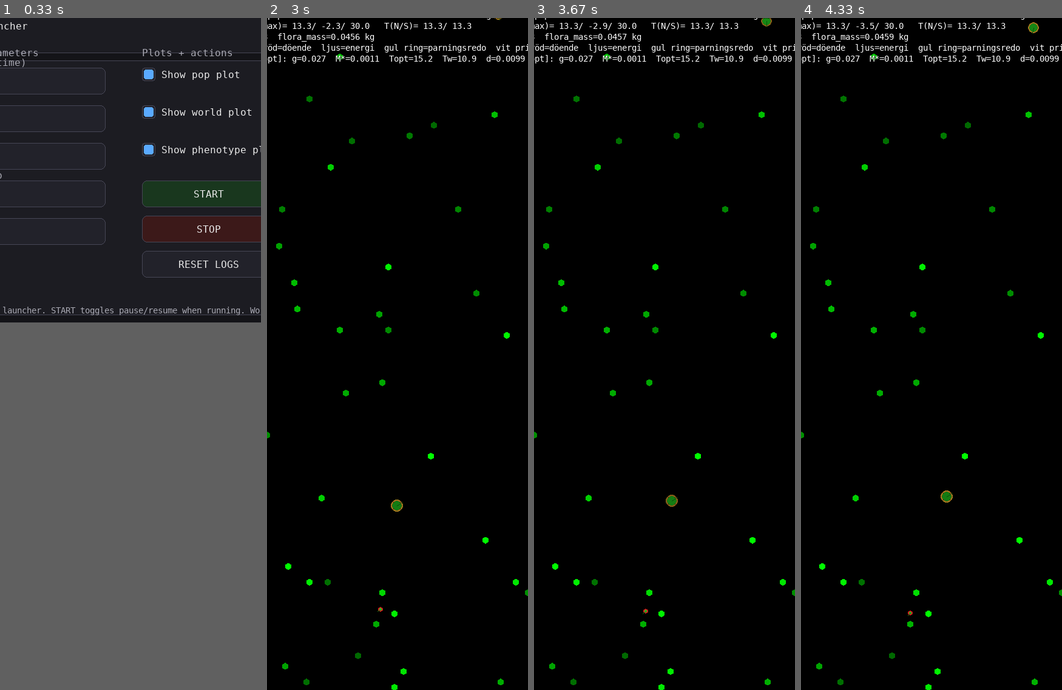
Above: before the commit, frames 1-4 (left to right).
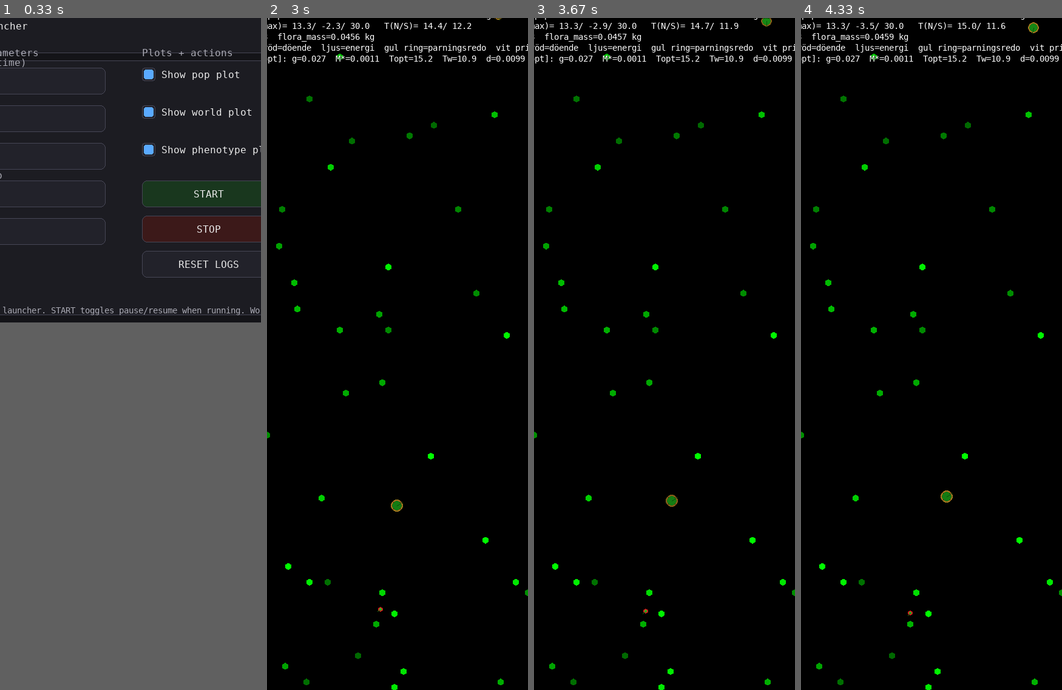
Above: after the commit, the same moments.

Repository: JoakimStorck/nep-process
Game: pygame game, started from nep_gui_launcher.py
Two runs of this game, one before a commit and one after it. Both use one fixed random seed, a clock stepped at 60 frames per second and the inputs below.
Inputs:
- Up to frame 1 (0.33 s): no input
- Up to frame 2 (3 s): click "START" at 0.38 s; tap Space at 0.67 s; tap 1 at 1 s
- Up to frame 3 (3.67 s): no input
- Up to frame 4 (4.33 s): no input
The pictures show only the part of the screen within x 12-62%, y 1-51%; the shares and areas given below are measured in that part.

Frame 1 is identical in both runs. In frame 2, less than 0.1% of the frame differs, in the area x 61-79%, y 0-2%; in frame 3, less than 0.1%; in frame 4, less than 0.1%.

Commit message:
Commit: Ta bort de sista kvadratbundna kompatibilitetsvyerna
world.C, Ty, gy och _as_2d fanns för viewer och simlog medan de ännu
ritade och rapporterade i rutnät. Efter att viewern gjorts
geometriagnostisk hade de inga anropare kvar.

Viewerns HUD delar halvkloten på latitudens tecken via grid.cell_lat i
stället för på radindex. Med periodisk latitud ligger nordpolen vid rad
H/2 och sydpolen vid sömmen, så radindex säger inget om halvklot medan
latitudtecknet gör det.

simlog läser detritus och T_cell direkt. Invariantsvitens kontroller av
C-vyns form och buffertdelning utgår med fältet. Diagnostiken heter nu
detritus_mass_kg.

Kvarvarande WP.size i repot: en, i Grid-konstruktionen där den är
avsedd.

Diff:
--- a/invariants.py
+++ b/invariants.py
@@ -184,11 +184,11 @@
             if bad.size:
                 out.append(Violation("nonnegative", f"store.{name} negativ i slotar {bad[:MAX_EXAMPLES].tolist()}"))
 
-    C = np.asarray(pop.world.C)
-    if not np.all(np.isfinite(C)):
-        out.append(Violation("finite", "world.C innehåller icke-finita värden"))
-    if np.any(C < 0.0):
-        out.append(Violation("nonnegative", f"world.C har negativa celler (min={float(C.min()):.3e})"))
+    detritus = np.asarray(pop.world.detritus)
+    if not np.all(np.isfinite(detritus)):
+        out.append(Violation("finite", "world.detritus innehåller icke-finita värden"))
+    if np.any(detritus < 0.0):
+        out.append(Violation("nonnegative", f"world.detritus har negativa celler (min={float(detritus.min()):.3e})"))
 
     bad_agents: list[str] = []
     for a in pop.agents:
@@ -389,20 +389,6 @@
     if bad:
         out.append(Violation("world_field_domains", "; ".join(bad[:MAX_EXAMPLES])))
 
-    # Kompatibilitetsvyn C måste fortsätta dela buffert med detritus, annars
-    # divergerar viewern tyst från källan.
-    C = getattr(world, "C", None)
-    if C is not None:
-        Ca = np.asarray(C)
-        if Ca.ndim != 2:
-            out.append(Violation("world_field_domains", f"world.C har form {Ca.shape}, förväntat 2D"))
-        if not np.shares_memory(Ca, np.asarray(world.detritus)):
-            out.append(Violation("world_field_domains", "world.C delar inte längre minne med world.detritus"))
-
-    Ty = np.asarray(getattr(world, "Ty", np.empty(0)))
-    if Ty.ndim != 1:
-        out.append(Violation("world_field_domains", f"world.Ty har form {Ty.shape}, förväntat 1D"))
-
     return out
 
 
@@ -539,5 +525,5 @@
         "flora_mass_kg": flora_mass,
         "fauna_mass_kg": fauna_mass,
         "fauna_energy_J": fauna_energy,
-        "carcass_mass_kg": float(np.sum(np.asarray(pop.world.C), dtype=np.float64)),
+        "detritus_mass_kg": float(np.sum(np.asarray(pop.world.detritus), dtype=np.float64)),
     }
--- a/population.py
+++ b/population.py
@@ -1316,7 +1316,7 @@
     def consume_food(self, x: float, y: float, amount: float, prefer_carcass: bool = True) -> tuple[float, float]:
         """
         Konsumera upp till `amount` kg totalt.
-        Kadaver tas fortsatt från world.C.
+        Kadaver tas fortsatt från world.detritus.
         Växtföda tas från diskret flora i OrganismStore.
         Returnerar (got_total_kg, got_carcass_kg).
         """
--- a/run_headless.py
+++ b/run_headless.py
@@ -66,7 +66,7 @@
         f"fauna={d['fauna_n']:4d}  flora={d['flora_n']:5d}  "
         f"fria={d['free_slots']:5d}/{d['capacity']:5d}  "
         f"M_flora={d['flora_mass_kg']:.4e}  M_fauna={d['fauna_mass_kg']:.4e}  "
-        f"M_kadaver={d['carcass_mass_kg']:.4e}  "
+        f"M_detritus={d['detritus_mass_kg']:.4e}  "
         f"{rate:.2f} ms/tick"
     )
 
--- a/simlog/records.py
+++ b/simlog/records.py
@@ -204,7 +204,7 @@
 
 
 def world_record(t: float, world: World, with_percentiles: bool = True) -> Dict[str, Any]:
-    C = world.C
+    C = world.detritus
 
     def stats(A: np.ndarray) -> Dict[str, float]:
         flat = A.ravel()
@@ -219,10 +219,10 @@
         "C": stats(C) if with_percentiles else {"mean": float(C.mean()), "sum": float(C.sum())},
     }
 
-    # Temperaturprofil finns fortfarande i World och är legitim world-data
-    Ty = getattr(world, "Ty", None)
-    if Ty is not None:
-        Ty = np.asarray(Ty, dtype=np.float32)
-        s["T"] = stats(Ty) if with_percentiles else {"mean": float(Ty.mean()), "sum": float(Ty.sum())}
+    # Temperaturfältet är legitim world-data; per cell sedan geometrin blev abstrakt.
+    T = getattr(world, "T_cell", None)
+    if T is not None:
+        T = np.asarray(T, dtype=np.float32)
+        s["T"] = stats(T) if with_percentiles else {"mean": float(T.mean()), "sum": float(T.sum())}
 
     return {"event": "world", "summary": s}
--- a/viewer_pygame.py
+++ b/viewer_pygame.py
@@ -560,16 +560,19 @@
 
         tmean = tmin = tmax = float("nan")
         tmeanN = tmeanS = float("nan")
-        if hasattr(pop, "world") and hasattr(pop.world, "Ty"):
-            Ty = np.asarray(pop.world.Ty, dtype=np.float32)
-            if Ty.size:
-                tmean = float(np.mean(Ty))
-                tmin = float(np.min(Ty))
-                tmax = float(np.max(Ty))
-                mid = Ty.size // 2
-                if 0 < mid < Ty.size:
-                    tmeanN = float(np.mean(Ty[:mid]))
-                    tmeanS = float(np.mean(Ty[mid:]))
+        T = getattr(getattr(pop, "world", None), "T_cell", None)
+        if T is not None:
+            T = np.asarray(T, dtype=np.float32)
+            if T.size:
+                tmean = float(np.mean(T))
+                tmin = float(np.min(T))
+                tmax = float(np.max(T))
+                # Halvkloten avgörs av latitudens tecken, inte av radindex.
+                lat = np.asarray(pop.grid.cell_lat, dtype=np.float32)
+                north = lat > 0.0
+                if north.any() and (~north).any():
+                    tmeanN = float(np.mean(T[north]))
+                    tmeanS = float(np.mean(T[~north]))
 
         flora_n = 0
         flora_mass = 0.0
--- a/world.py
+++ b/world.py
@@ -216,46 +216,6 @@
 
         self.g_cell = g_cell
 
-    @property
-    def C(self) -> np.ndarray:
-        """
-        Kvadratbunden kompatibilitetsvy av detritus, för viewer och simlog som
-        ännu ritar i rutnät. Delar buffert med self.detritus.
-
-        Egenskap och inte fält med avsikt: världspassen binder om self.detritus
-        till nya arrayer, och ett cachat C skulle då tyst peka på ett gammalt
-        tillstånd eller få fel form. Tas bort när viewern går över till cell-ID
-        i Steg 2, och namnet försvinner helt i Steg 3.
-        """
-        return self._as_2d(self.detritus)
-
-    def _as_2d(self, arr: np.ndarray) -> np.ndarray:
-        """
-        Kvadratbunden vy av ett per-cell-fält.
-
-        Enda platsen där världsfält får anta rutnätsform. Vyn delar minne med
-        det platta fältet, så skrivningar går tillbaka till källan.
-
-        Efter Steg 1c har den bara C-egenskapen som anropare, alltså viewer och
-        simlog. Båda går över till cell-ID i Steg 2, och då försvinner den här
-        metoden tillsammans med dem.
-        """
-        return arr.reshape(self.grid.shape)
-
-    @property
-    def Ty(self) -> np.ndarray:
-        """
-        Per-rad-temperatur. Kvadratbunden kompatibilitetsvy för viewer och
-        simlog. Temperaturen är konstant längs en rad, så första kolumnen av
-        det omformade per-cell-fältet räcker. Tas bort i Steg 2.
-        """
-        return self.T_cell.reshape(self.grid.shape)[:, 0]
-
-    @property
-    def gy(self) -> np.ndarray:
-        """Per-rad-tillväxtgrind. Samma kompatibilitetsroll som Ty."""
-        return self.g_cell.reshape(self.grid.shape)[:, 0]
-
     def temperature_field(self) -> np.ndarray:
         """Temperatur per cell, indexerad med cell_idx."""
         return self.T_cell
Not shown, changed: TODO.md
